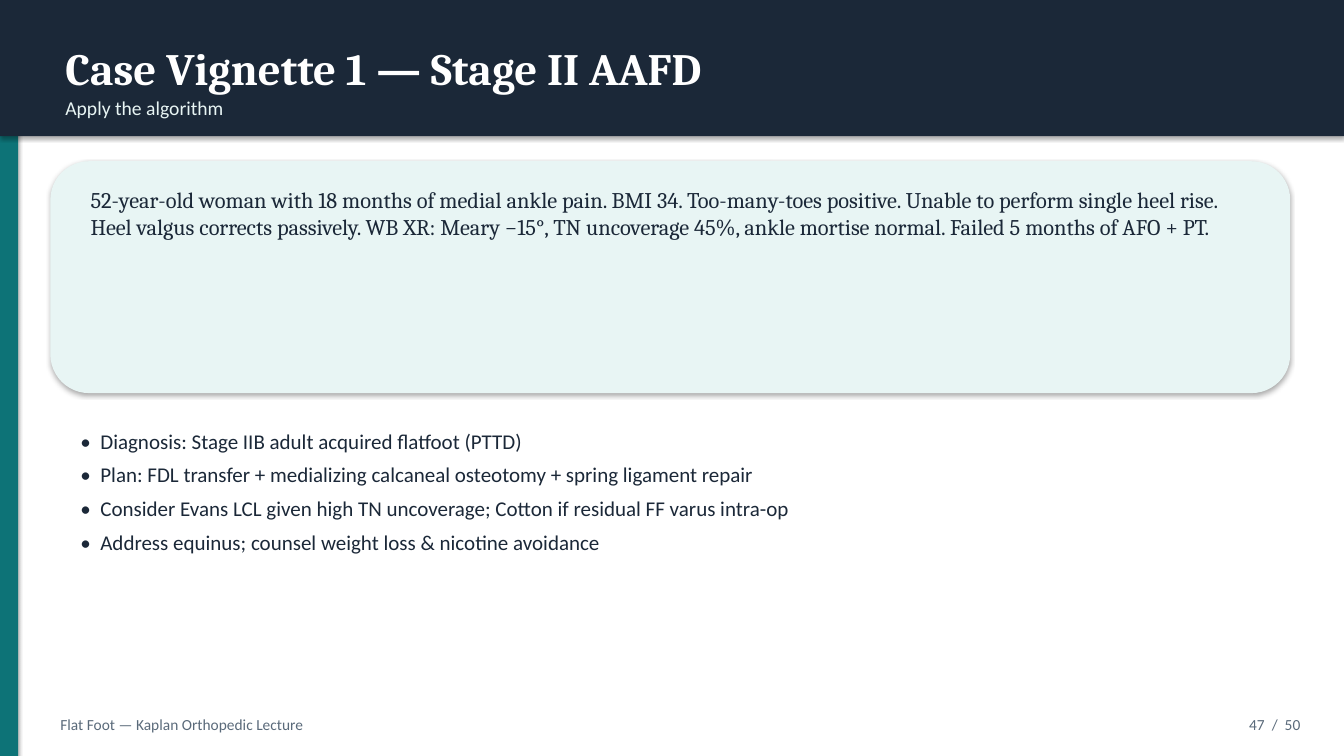
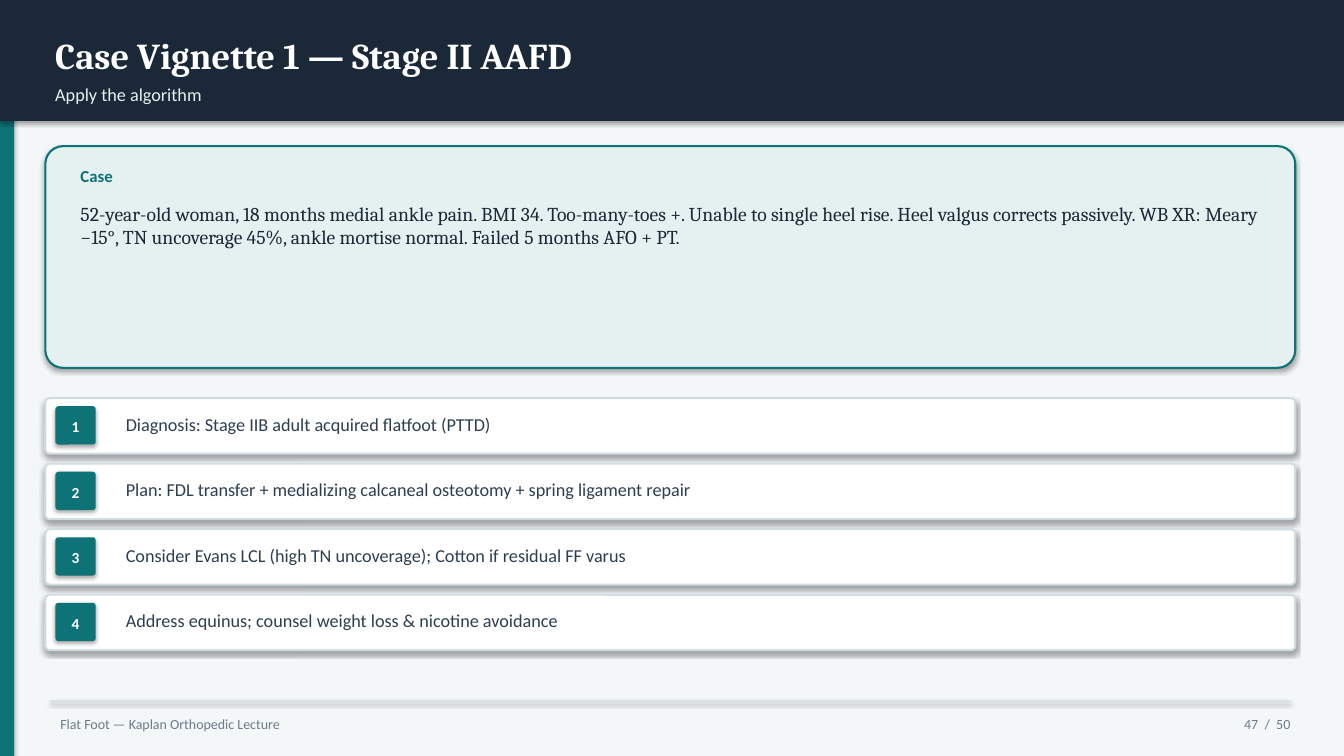
Before and after one commit to AhmedMohsen74/Ahmed-Mohsen-Mohamed, a slide deck: slide 47 of flatfoot-lecture/Flat_Foot_Kaplan_Orthopedic_Lecture.pptx. Drawn at 1344x756 pixels with LibreOffice and Linux fonts; fonts in the diff are those of the drawing. Boxes give left, top, right and bottom in pixels: in the first picture for what was removed or moved away, otherwise in the second. Text is boxed around its words. In the diff, an @@ line names an element or a change of style, - is before the commit and + after.

```diff
--- a/flatfoot-lecture/Flat_Foot_Kaplan_Orthopedic_Lecture.pptx
+++ b/flatfoot-lecture/Flat_Foot_Kaplan_Orthopedic_Lecture.pptx
@@ rectangle: place and size @@
-rectangle at <box>0,0,18,756</box>
+rectangle at <box>0,0,14,756</box>
@@ rectangle: place and size @@
-rectangle at <box>0,0,1344,136</box>
+rectangle at <box>0,0,1344,121</box>
@@ rectangle added at <box>0,0,1344,756</box>, fill #F4F7F8 @@
@@ text "Case Vignette 1 — Stage ...": place and size @@
-text "Case Vignette 1 — Stage ..." at <box>65,54,701,95</box>
+text "Case Vignette 1 — Stage ..." at <box>55,44,572,77</box>
@@ text "Case Vignette 1 — Stage ..." at <box>55,44,572,77</box>: size 32 to 26 pt @@
@@ text "Apply the algorithm": place and size @@
-text "Apply the algorithm" at <box>65,101,223,119</box>
+text "Apply the algorithm" at <box>55,88,202,104</box>
@@ text "Apply the algorithm" at <box>55,88,202,104</box>: size 14 to 13 pt, text colour #E8F5F4 to #E4F1F0 @@
@@ rounded rectangle: place and size @@
-rounded rectangle at <box>50,161,1291,393</box>
+rounded rectangle at <box>45,146,1296,368</box>
@@ rounded rectangle at <box>45,146,1296,368</box>: fill #E8F5F4 to #E4F1F0; outline none to #0D7377 1.5 pt; proportions changed @@
@@ text added at <box>80,171,112,182</box>, 12 pt, text #0D7377, bold @@
+Case
@@ text at <box>80,207,1258,249</box>: text changed; size 16 to 14 pt @@
-52-year-old woman with 18 months of medial ankle pain. BMI 34. Too-many-toes positive. Unable to perform single heel rise. Heel valgus corrects passively. WB XR: Meary −15°, TN uncoverage 45%, ankle mortise normal. Failed 5 months of AFO + PT.
+52-year-old woman, 18 months medial ankle pain. BMI 34. Too-many-toes +. Unable to single heel rise. Heel valgus corrects passively. WB XR: Meary −15°, TN uncoverage 45%, ankle mortise normal. Failed 5 months AFO + PT.
@@ rounded rectangle added at <box>45,398,1296,454</box>, fill #FFFFFF, outline #D0DCE0 1.5 pt @@
@@ rounded rectangle added at <box>55,406,96,445</box>, fill #0D7377 @@
@@ text added at <box>126,418,490,434</box>, 13 pt, text #2C3E50 @@
+Diagnosis: Stage IIB adult acquired flatfoot (PTTD)
@@ text added at <box>72,422,80,432</box>, 11 pt, text #FFFFFF, bold @@
+1
@@ rounded rectangle added at <box>45,464,1296,519</box>, fill #FFFFFF, outline #D0DCE0 1.5 pt @@
@@ rounded rectangle added at <box>55,472,96,510</box>, fill #0D7377 @@
@@ text added at <box>72,488,80,498</box>, 11 pt, text #FFFFFF, bold @@
+2
@@ text added at <box>126,483,690,499</box>, 13 pt, text #2C3E50 @@
+Plan: FDL transfer + medializing calcaneal osteotomy + spring ligament repair
@@ rounded rectangle added at <box>45,529,1296,585</box>, fill #FFFFFF, outline #D0DCE0 1.5 pt @@
@@ rounded rectangle added at <box>55,537,96,576</box>, fill #0D7377 @@
@@ text added at <box>72,553,80,563</box>, 11 pt, text #FFFFFF, bold @@
+3
@@ text at <box>126,549,626,565</box>: text changed; size 15 to 13 pt; text colour #1B2838 to #2C3E50 @@
-• Diagnosis: Stage IIB adult acquired flatfoot (PTTD)
-• Plan: FDL transfer + medializing calcaneal osteotomy + spring ligament repair
-• Consider Evans LCL given high TN uncoverage; Cotton if residual FF varus intra-op
-• Address equinus; counsel weight loss & nicotine avoidance
+Consider Evans LCL (high TN uncoverage); Cotton if residual FF varus
@@ rounded rectangle added at <box>45,595,1296,650</box>, fill #FFFFFF, outline #D0DCE0 1.5 pt @@
@@ rounded rectangle added at <box>55,603,96,641</box>, fill #0D7377 @@
@@ text added at <box>72,619,80,629</box>, 11 pt, text #FFFFFF, bold @@
+4
@@ text added at <box>126,614,558,630</box>, 13 pt, text #2C3E50 @@
+Address equinus; counsel weight loss & nicotine avoidance
@@ text "Flat Foot — Kaplan Orthopedic ..." at <box>60,719,279,731</box>: size 11 to 10 pt, text colour #5A6A7A to #6B7C8A @@
@@ rectangle added at <box>50,701,1291,702</box>, fill #D0DCE0 @@
@@ text "47 / 50" at <box>1244,720,1290,729</box>: size 11 to 10 pt, text colour #5A6A7A to #6B7C8A @@
```
Also in this commit, not shown: 49 other slides changed, 14 other files.
